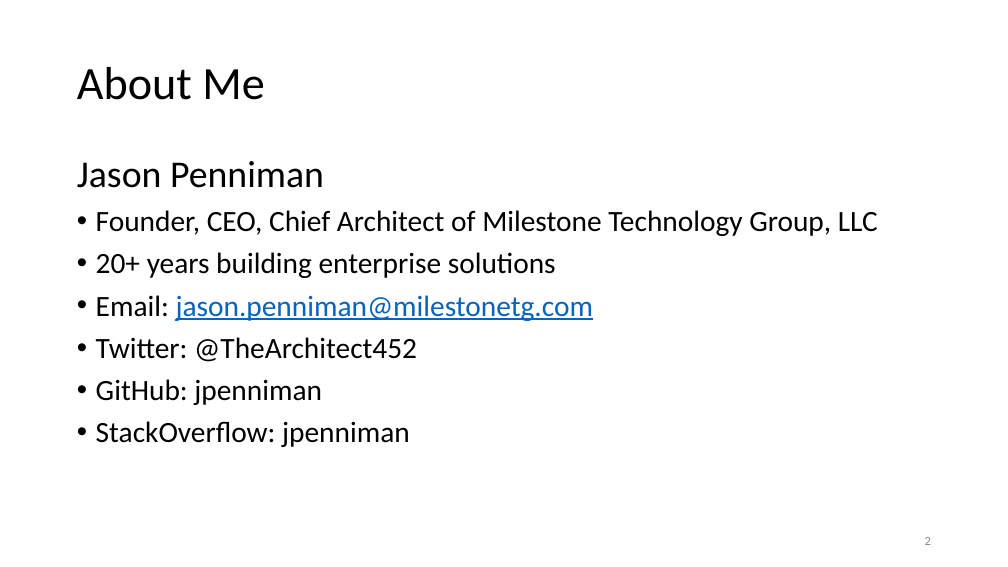
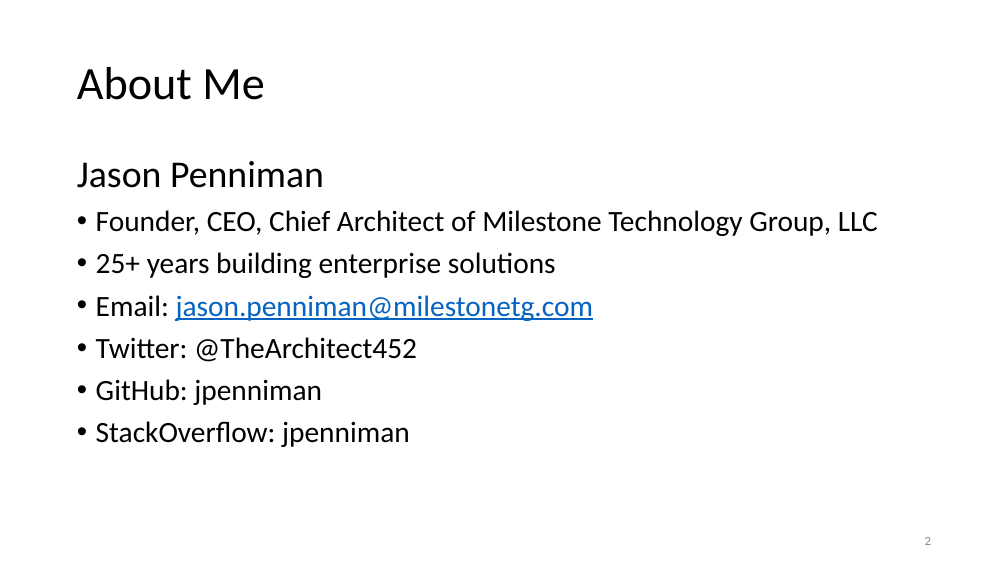
Before and after one commit to jpenniman/java-ms-training, a slide deck: slide 2 of slide-decks/microservices-RI.pptx. Drawn at 1008x567 pixels with LibreOffice and Linux fonts; fonts in the diff are those of the drawing; background and template pictures are left out. Boxes give left, top, right and bottom in pixels: in the first picture for what was removed or moved away, otherwise in the second. Text is boxed around its words. In the diff, an @@ line names an element or a change of style, - is before the commit and + after.

```diff
--- a/slide-decks/microservices-RI.pptx
+++ b/slide-decks/microservices-RI.pptx
@@ text at (96,252,556,278): text changed @@
-• 20+ years building enterprise solutions
+• 25+ years building enterprise solutions
```
Also in this commit, not shown: 6 other slides changed, 1 slide added, 1 slide removed.
